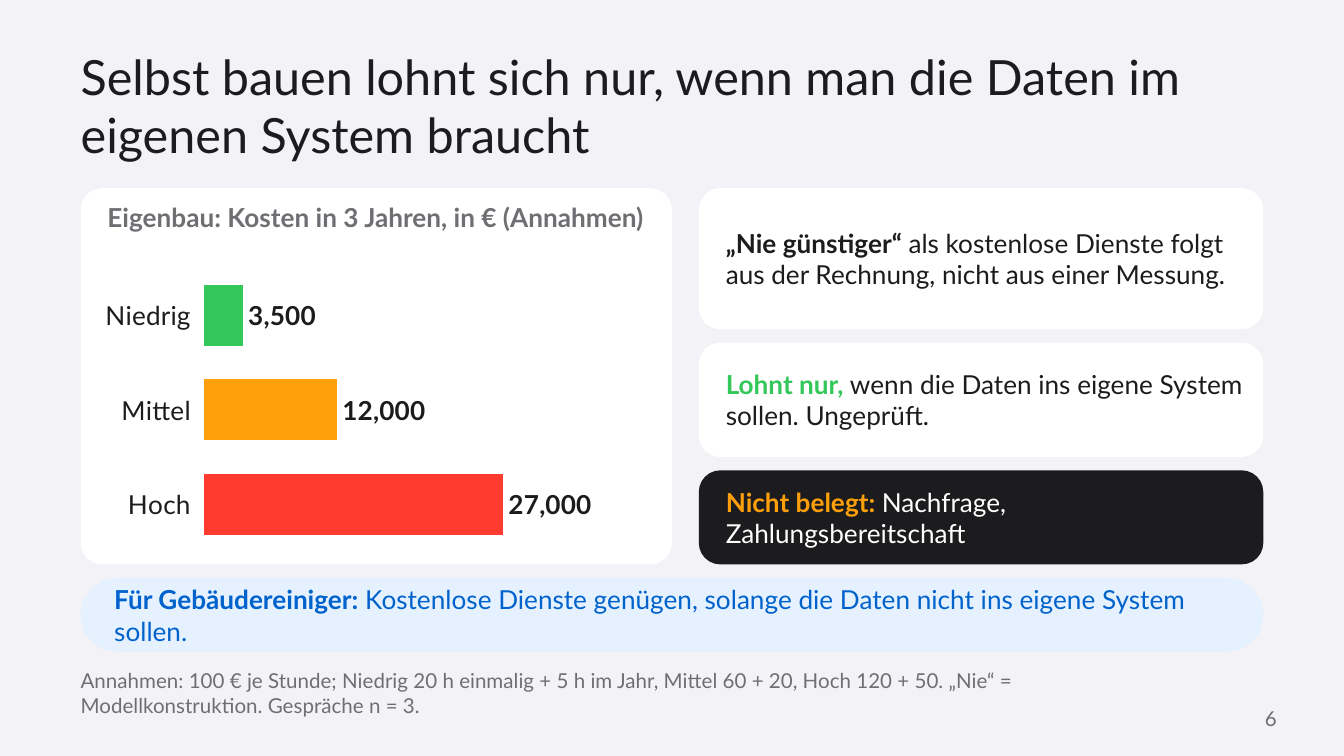
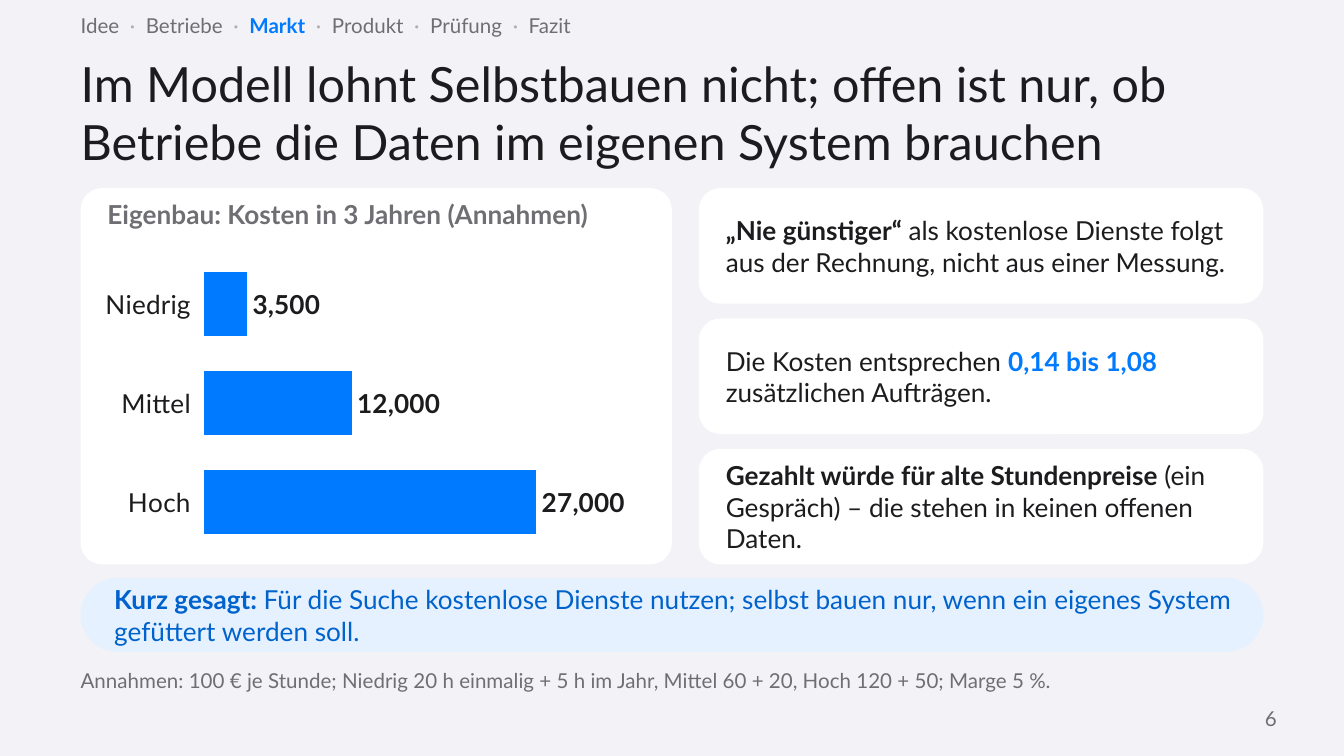
Before and after one commit to ludwigrichthammer9-web/vergabe_radar, a slide deck: slide 6 of docs/vortrag/vortrag_vergabe_radar.pptx. Drawn at 1344x756 pixels with LibreOffice and Linux fonts; fonts in the diff are those of the drawing. Boxes give left, top, right and bottom in pixels: in the first picture for what was removed or moved away, otherwise in the second. Text is boxed around its words. In the diff, an @@ line names an element or a change of style, - is before the commit and + after.

```diff
--- a/docs/vortrag/vortrag_vergabe_radar.pptx
+++ b/docs/vortrag/vortrag_vergabe_radar.pptx
@@ text added at bbox=[81, 17, 571, 37], 11 pt, text #6E6E73 @@
+Idee · Betriebe · Markt · Produkt · Prüfung · Fazit
@@ title at bbox=[81, 66, 1167, 169]: text changed @@
-Selbst bauen lohnt sich nur, wenn man die Daten im eigenen System braucht
+Im Modell lohnt Selbstbauen nicht; offen ist nur, ob Betriebe die Daten im eigenen System brauchen
@@ text at bbox=[107, 204, 588, 229]: text changed @@
-Eigenbau: Kosten in 3 Jahren, in € (Annahmen)
+Eigenbau: Kosten in 3 Jahren (Annahmen)
@@ rounded rectangle: place and size @@
-rounded rectangle at bbox=[699, 188, 1263, 329]
+rounded rectangle at bbox=[699, 188, 1263, 304]
@@ rounded rectangle at bbox=[699, 188, 1263, 304]: proportions changed @@
@@ text "„Nie günstiger“ als kostenlose Dienste ...": place and size @@
-text "„Nie günstiger“ als kostenlose Dienste ..." at bbox=[726, 232, 1225, 289]
+text "„Nie günstiger“ als kostenlose Dienste ..." at bbox=[726, 219, 1225, 276]
@@ bar chart at bbox=[94, 249, 659, 558] @@
@@ colours of single points changed @@
@@ value axis changed @@
@@ bar chart: place and size @@
-bar chart at bbox=[94, 262, 659, 558]
+bar chart at bbox=[94, 249, 659, 558]
@@ rounded rectangle at bbox=[699, 319, 1263, 434]: proportions changed @@
@@ rounded rectangle: place and size @@
-rounded rectangle at bbox=[699, 343, 1263, 457]
+rounded rectangle at bbox=[699, 319, 1263, 434]
@@ text added at bbox=[726, 351, 1158, 407], 14 pt, text #1C1C1E @@
+Die Kosten entsprechen 0,14 bis 1,08 zusätzlichen Aufträgen.
@@ text removed at bbox=[726, 374, 1243, 430] @@
-Lohnt nur, wenn die Daten ins eigene System sollen. Ungeprüft.
@@ rounded rectangle: place and size @@
-rounded rectangle at bbox=[699, 470, 1263, 564]
+rounded rectangle at bbox=[699, 449, 1263, 564]
@@ rounded rectangle at bbox=[699, 449, 1263, 564]: fill #1C1C1E to #FFFFFF; proportions changed @@
@@ text added at bbox=[726, 465, 1205, 548], 14 pt, text #1C1C1E @@
+Gezahlt würde für alte Stundenpreise (ein Gespräch) – die stehen in keinen offenen Daten.
@@ text removed at bbox=[726, 492, 1006, 548] @@
-Nicht belegt: Nachfrage, Zahlungsbereitschaft
@@ text at bbox=[114, 589, 1231, 645]: text changed @@
-Für Gebäudereiniger: Kostenlose Dienste genügen, solange die Daten nicht ins eigene System sollen.
+Kurz gesagt: Für die Suche kostenlose Dienste nutzen; selbst bauen nur, wenn ein eigenes System gefüttert werden soll.
@@ text at bbox=[81, 673, 1024, 692]: text changed @@
-Annahmen: 100 € je Stunde; Niedrig 20 h einmalig + 5 h im Jahr, Mittel 60 + 20, Hoch 120 + 50. „Nie“ = Modellkonstruktion. Gespräche n = 3.
+Annahmen: 100 € je Stunde; Niedrig 20 h einmalig + 5 h im Jahr, Mittel 60 + 20, Hoch 120 + 50; Marge 5 %.
```
Also in this commit, not shown: 8 other slides changed, 4 slides added, 3 slides removed, 2 other files.
